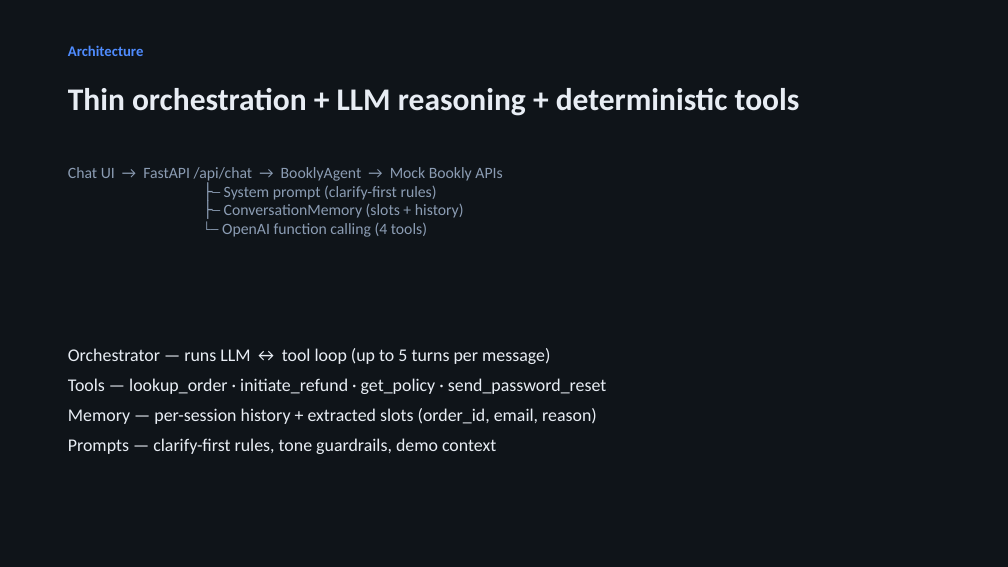
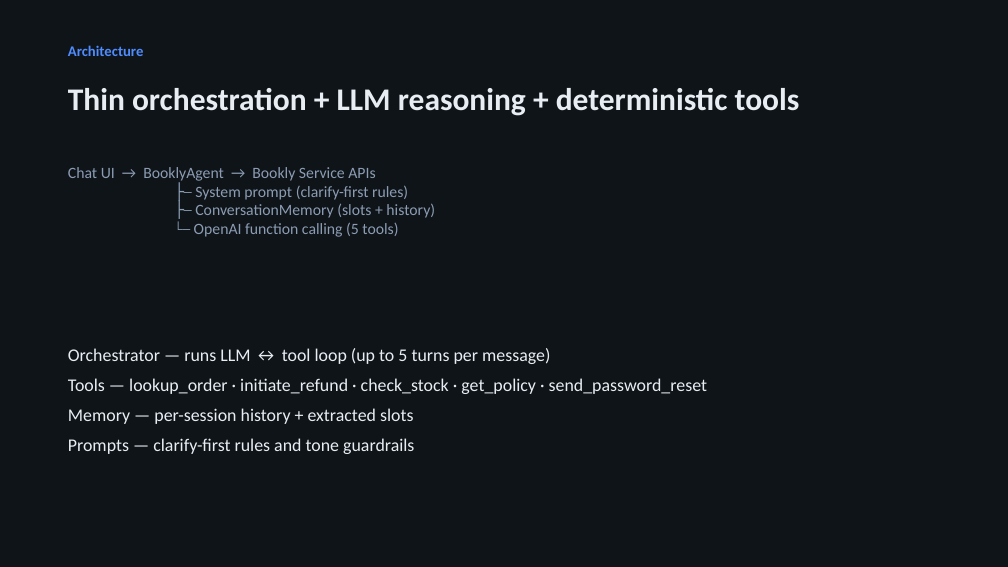
Before and after one commit to andrewwchild/booklydemo, a slide deck: slide 2 of Bookly_CS_Agent_Pitch.pptx. Drawn at 1008x567 pixels with LibreOffice and Linux fonts; fonts in the diff are those of the drawing. Boxes give left, top, right and bottom in pixels: in the first picture for what was removed or moved away, otherwise in the second. Text is boxed around its words. In the diff, an @@ line names an element or a change of style, - is before the commit and + after.

```diff
--- a/Bookly_CS_Agent_Pitch.pptx
+++ b/Bookly_CS_Agent_Pitch.pptx
@@ text at (x1=68, y1=167, x2=435, y2=237): text changed @@
-Chat UI → FastAPI /api/chat → BooklyAgent → Mock Bookly APIs
-├─ System prompt (clarify-first rules)
-├─ ConversationMemory (slots + history)
-└─ OpenAI function calling (4 tools)
+Chat UI → BooklyAgent → Bookly Service APIs
+├─ System prompt (clarify-first rules)
+├─ ConversationMemory (slots + history)
+└─ OpenAI function calling (5 tools)
@@ text at (x1=68, y1=378, x2=707, y2=454): text changed @@
-Tools — lookup_order · initiate_refund · get_policy · send_password_reset
-Memory — per-session history + extracted slots (order_id, email, reason)
-Prompts — clarify-first rules, tone guardrails, demo context
+Tools — lookup_order · initiate_refund · check_stock · get_policy · send_password_reset
+Memory — per-session history + extracted slots
+Prompts — clarify-first rules and tone guardrails
```
Also in this commit, not shown: 4 other slides changed, 22 other files.
